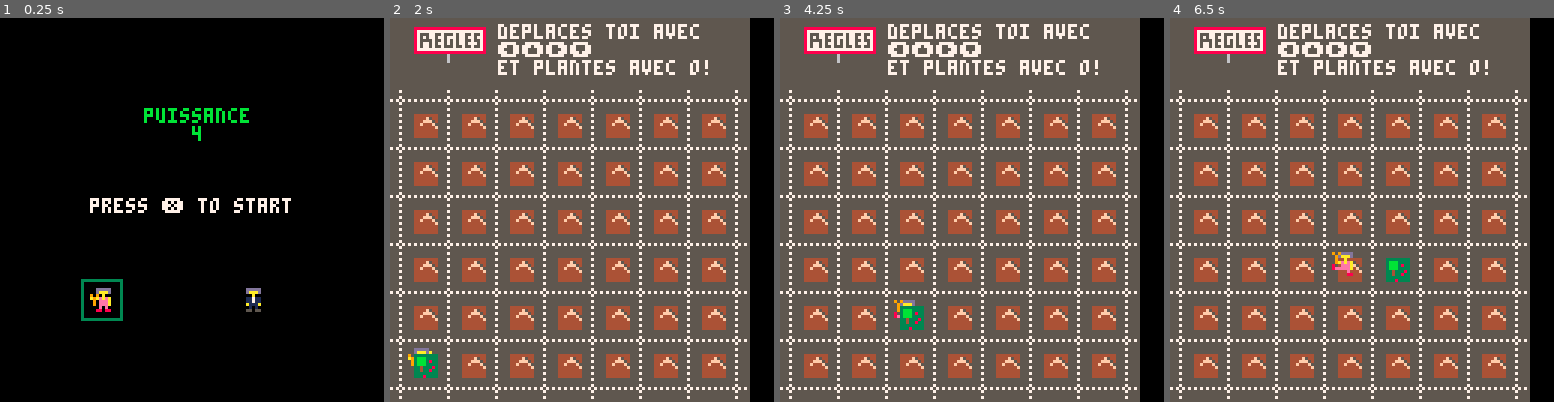
Above: before the commit, frames 1-4 (left to right).
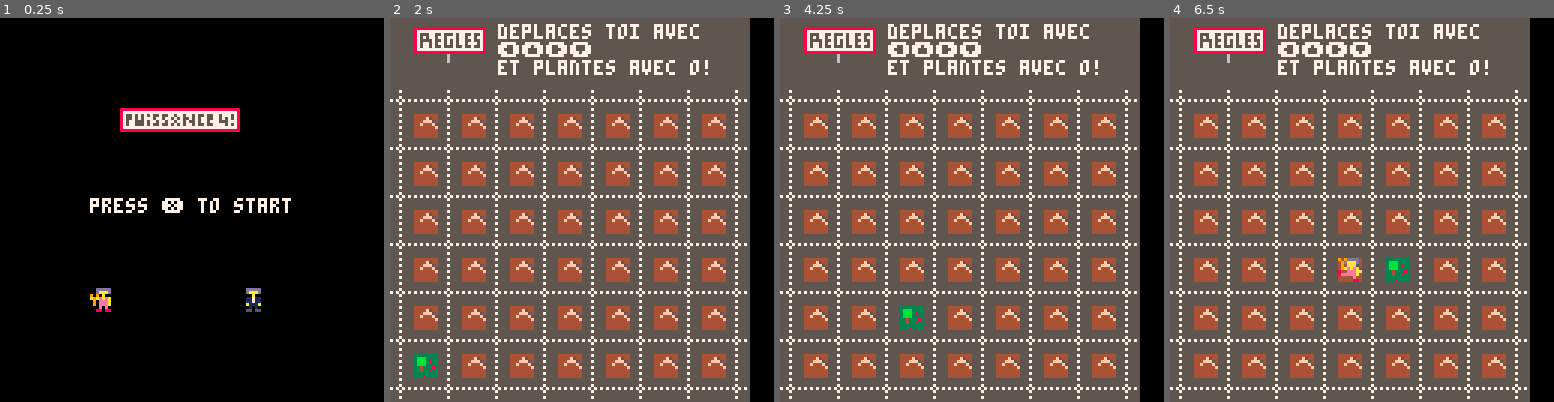
Above: after the commit, the same moments.

Repository: adatechschool/projet-collectif---pico-8-puissance4
Game: PICO-8 cartridge test 6.p8
The game is run twice, just before and just after one commit, with the same random seed, the same clock (stepped at 60 frames per second) and the same inputs.
Inputs:
- Up to frame 1 (0.25 s): no input
- Up to frame 2 (2 s): tap X (X key) at 0.33, 1.07, 1.85 s; tap O (Z key) at 0.7, 1.7 s; hold Right from 1.6 s (still down); hold P2 Left from 1.6 s (still down)
- Up to frame 3 (4.25 s): release Right at 2.1 s; release P2 Left at 2.1 s; tap O (Z key) every 0.4 s from 2.1 to 4.1 s; hold Up 2.15-2.42 s; hold P2 Down 2.15-2.42 s; hold Right 2.47-3.03 s; hold P2 Left 2.47-3.03 s; tap X (X key) at 2.97, 4.08 s; hold Left 3.08-3.58 s; hold P2 Right 3.08-3.58 s; hold Down 3.63-3.97 s; hold P2 Up 3.63-3.97 s; hold Right from 4.02 s (still down); hold P2 Left from 4.02 s (still down)
- Up to frame 4 (6.5 s): tap O (Z key) every 0.4 s from 4.5 to 6.1 s; release Right at 4.68 s; release P2 Left at 4.68 s; hold Up 4.73-5.03 s; hold P2 Down 4.73-5.03 s; hold Left 5.08-5.68 s; hold P2 Right 5.08-5.68 s; tap X (X key) at 5.2, 6.32 s; hold Down 5.73-6.03 s; hold P2 Up 5.73-6.03 s; hold Right from 6.08 s (still down); hold P2 Left from 6.08 s (still down)

The runs differ from the first frame. In frame 1, 2.4% of the frame differs, in the area x 21-65%, y 23-79%; in frame 2, 0.1%; in frame 3, 0.1%; in frame 4, 0.3%.

Commit message:
player limité

Diff:
--- a/test 5.p8
+++ b/test 6.p8
@@ -7,7 +7,7 @@
 	 scene="menu"
 	 objects={}
 	 o={x=0,y=0,sprite=85}
-	 p={x=6,y=110,sprite=73}
+	 p={x=8,y=112,sprite=73}
 	 if scene=="menu" then music(00)
 	 elseif scene=="game" then music (01)
 	 end
@@ -47,30 +47,6 @@
 			draw_garden()
 end
 
------old
-
---function _init()
---scene="menu"
---draw_menu()
---selection_perso()
---music(03)
---end
-
---o={x=0,y=0,sprite=85}
---p={x=6,y=110,sprite=73}
-
---function _update()
---	player_movement()
---	animated_movement()
---	create_object()
---end
-
---function _draw()
---	cls()
---	draw_map()
---	draw_player()
---	draw_object()
---end
 
 -->8
 --map
@@ -79,6 +55,15 @@
 map(0,0,0,0,64,64)
 print("deplaces toi avec\n⬅️⬆️➡️⬇️\net plantes avec o!",36,2)
 end
+
+--- avec p2
+
+--function draw_map()
+--map(0,0,0,0,64,64)
+--print("p1:⬅️,⬆️,➡️,⬇️,w\np2:s,e,f,⬇️,'tab'",36,2)
+--end
+
+---old but maybe
 
 --function next_tile(x,y)
 --local sprite=mget(x,y)
@@ -87,6 +72,9 @@
 -->8
 --perso
 
+-- ! player <=> p0 pour pico 8
+-- ! player 2 <=> p1 pour pico 8
+
 function create_player()
 p={x=6,y=110,sprite=73}
 end
@@ -103,6 +91,18 @@
 if (btnp(⬅️)) p.x-=16
 if (btnp(⬇️)) p.y+=16
 if (btnp(⬆️)) p.y-=16
+	if p.x < 8
+		then p.x = 8
+	end
+	if p.x > 104
+	then p.x = 104
+	end
+	if p.y < 32
+		then p.y =32
+	end
+	if p.y > 112
+	 then p.y =112
+	end
 end
 
 
@@ -114,23 +114,49 @@
 end
 end
 
+------player 2
+
+--function create_player_2()
+--p2={x=110,y=110,sprite=89}
+--end
+
+--function draw_player_2(x,y)
+--spr(p2.sprite,p2.x,p2.y)
+--end
+
+--function player_2_movement()
+--newx=p2.x
+--newy=p2.y
+
+--if (btnp(1,1)) p2.x+=16 -- quelles touches pour p2?
+--if (btnp(0,1)) p2.x-=16
+--if (btnp(2,1)) p2.y+=16
+--if (btnp(3,1)) p2.y-=16
+--end
+
+--function animated_movement_p2()
+--timing = 0.2
+--p.sprite +=1*timing
+--if p.sprite>92 then
+--p.sprite=89
+--end
+--end
 -->8
 -- messages
 
-function init_msg ()
-messages={}
-create_msg("bravo !")
-end
-
-function update_msg ()
-end
+--function init_msg ()
+--messages={}
+--create_msg("bravo !")
+--end
+
+--function update_msg ()
+--end
 
 --function draw_msg ()
 --if messages[1] then
 --print(messages[1],0,60,7)
 --end
 --end
-
 
 --function interact()
 --if check
@@ -139,7 +165,7 @@
 
 function create_garden()
 if (btn(4,0)) -- c'est la touche "w"
-then o={x=(p.x+2),y=(p.y+2),sprite=105}
+then o={x=(p.x),y=(p.y),sprite=105}
 end
 end
 
@@ -151,8 +177,12 @@
 
 --function create_building()
 --if (btn(4,1)) -- c'est la touche "w"
---then o={x=(p.x+2),y=(p.y+2),sprite=121}
---end
+--then b={x=(p2.x+2),y=(p2.y+2),sprite=121}
+--end
+--end
+
+--function draw_building(x,y)
+--spr(b.sprite,b.x,b.y)
 --end
 -->8
 --menu
@@ -165,40 +195,19 @@
 
 function draw_menu()
 cls()
-print("puissance\n    4",48,30,11)
-rect(27,87,40,100,3)
+spr(1,40,30)
+spr(2,48,30)
+spr(3,56,30)
+spr(4,64,30)
+spr(5,72,30)
+--print("puissance\n    4",48,30,11)
+--rect(27,87,40,100,3)
 print("press ❎ to start",30,60,7)
 spr(73,30,90)
 spr(89,80,90)
 end
 
---function selection_perso()
--- if btnp(❎)
---		then create_player()
---	end
---end
-
---function update_game()
--- if btnp(❎)
---  then scene="menu"
---	end
---end
-
---function update_m_ou_g()
--- if scene=="menu"
---		then	update_menu()
---	elseif scene=="game"
--- 	then	update_game()
---	end
---end
-
---function options()
---	if scene=="menu" then
-	--	_draw_menu()
---	elseif scene=="game" then
---		 animated_movement()
---	end
---end
+
 
 
 
@@ -329,8 +338,8 @@
 
 
 __gff__
-0001010000000000000000000001010000010100000000000000000000010100000000000000000000000000000000000000000000000000000000000000000000010101010100000000000000000000000101010101000000000000000000000002020000000000000000000000000000020200000000000000000000000000
-0000000000000000000000000000000000000000000000000000000000000000000000000000000000000000000000000000000000000000000000000000000000000000000000000000000000000000000000000000000000000000000000000000000000000000000000000000000000000000000000000000000000000000
+0000000000000000000000000001010000000000000000000000000000010100000000000000000000000000000000000000000000000000000000000000000000010101010100000000000000000000000101010101000000000000000000000002020000000000000000000000000000020200000000000000000000000000
+0000000000000000000000000000000000000000000000000000000000000000000000000000000000000000000000000000000000000000000000000000000000000000000000000000000000000000000000000000000000000000000000000000000000000000000000000000010100000000000000000000000000000101
 __map__
 444142434646444546444546444445660d0e0b0c0b0c0b0c0b0c0b0c0b0c0b0c0b0c0b0c0b0c0b0c1c000000000000000000000000f100f3f4f100000000000000000000000000000000000000000000000000000000000000000000000000000000000000000000000000000000000000000000000000000000000000000000
 445152534546444546444546445455661d1e1b1c1b1c1b1c1b1c1b1c1b1c1b1c1b1c1b1c1b1c1b1c00000000000000000000000000000000000000000000000000000000000000000000000000000000000000000000000000000000000000000000000000000000000000000000000000000000000000000000000000000000
Not shown, changed: 55 lines of the sprite sheet (__gfx__) section of test 6.p8
